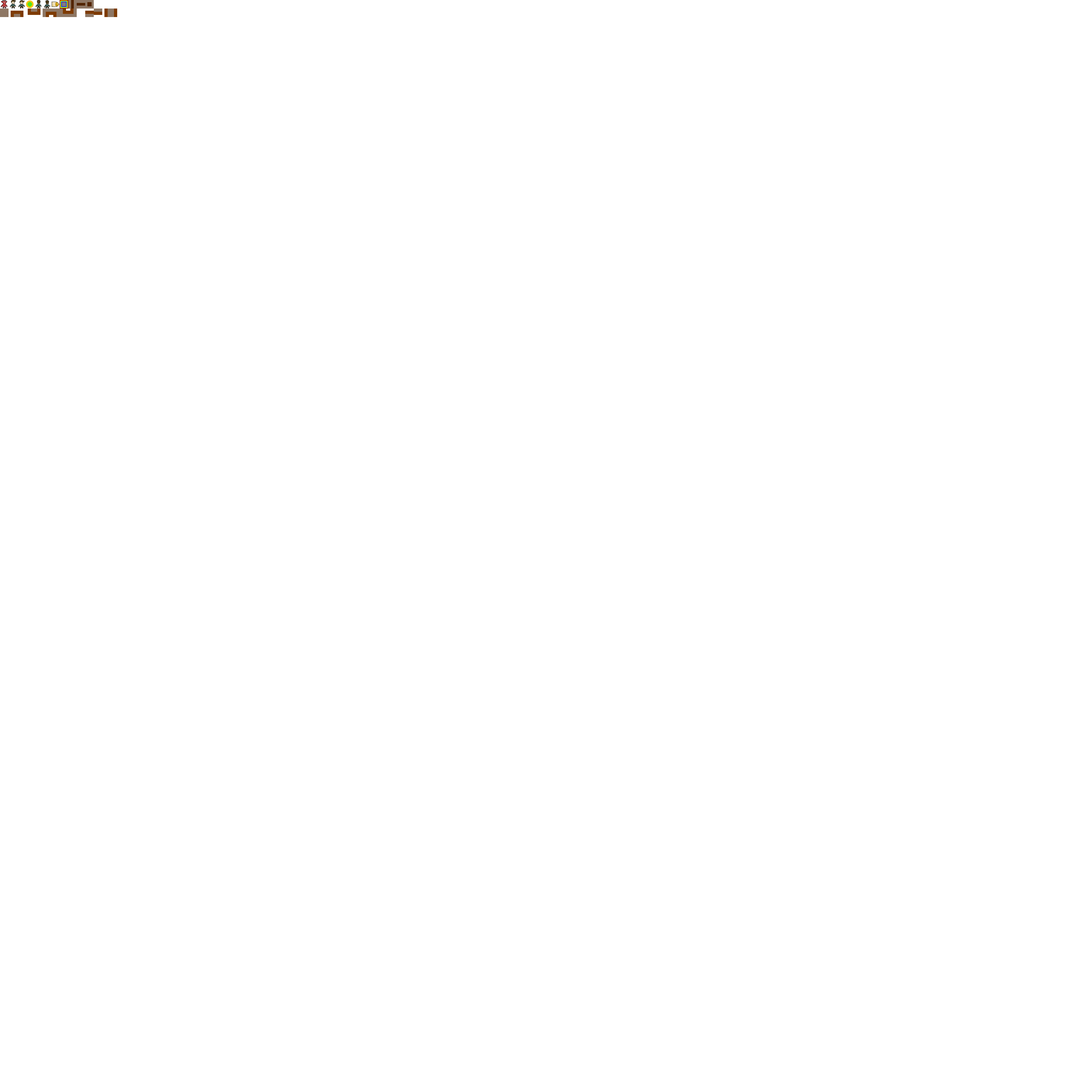
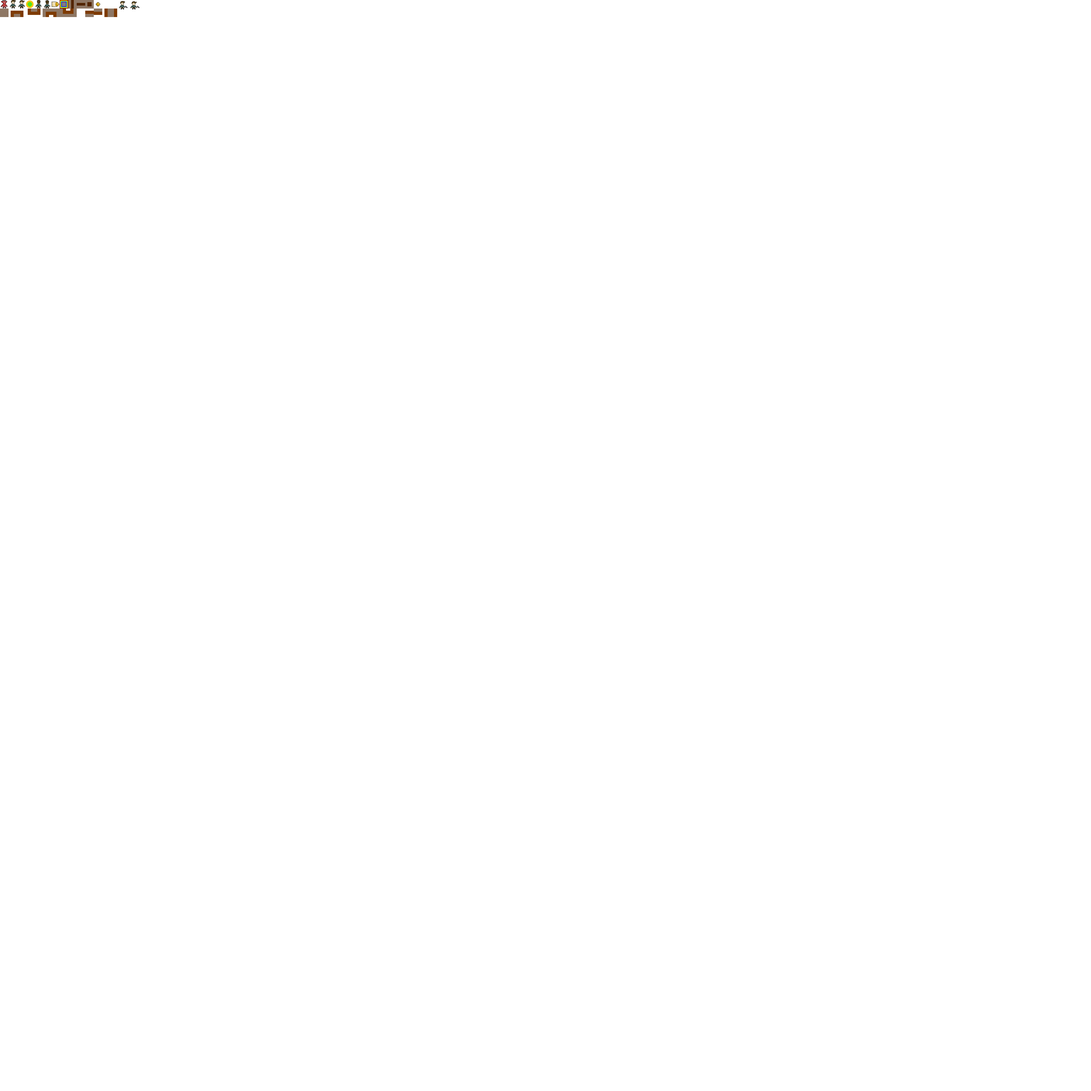
Before/after of a 1091×1091 layered artwork. What changed in the layer stack:
added layer "MC-weapon2" above "MC-weapon1" over [130, 1, 140, 10]
added layer "MC-weapon1" above "Projectile" over [119, 1, 128, 10]
added layer "Projectile" above "trapdoor" over [95, 2, 101, 7]
